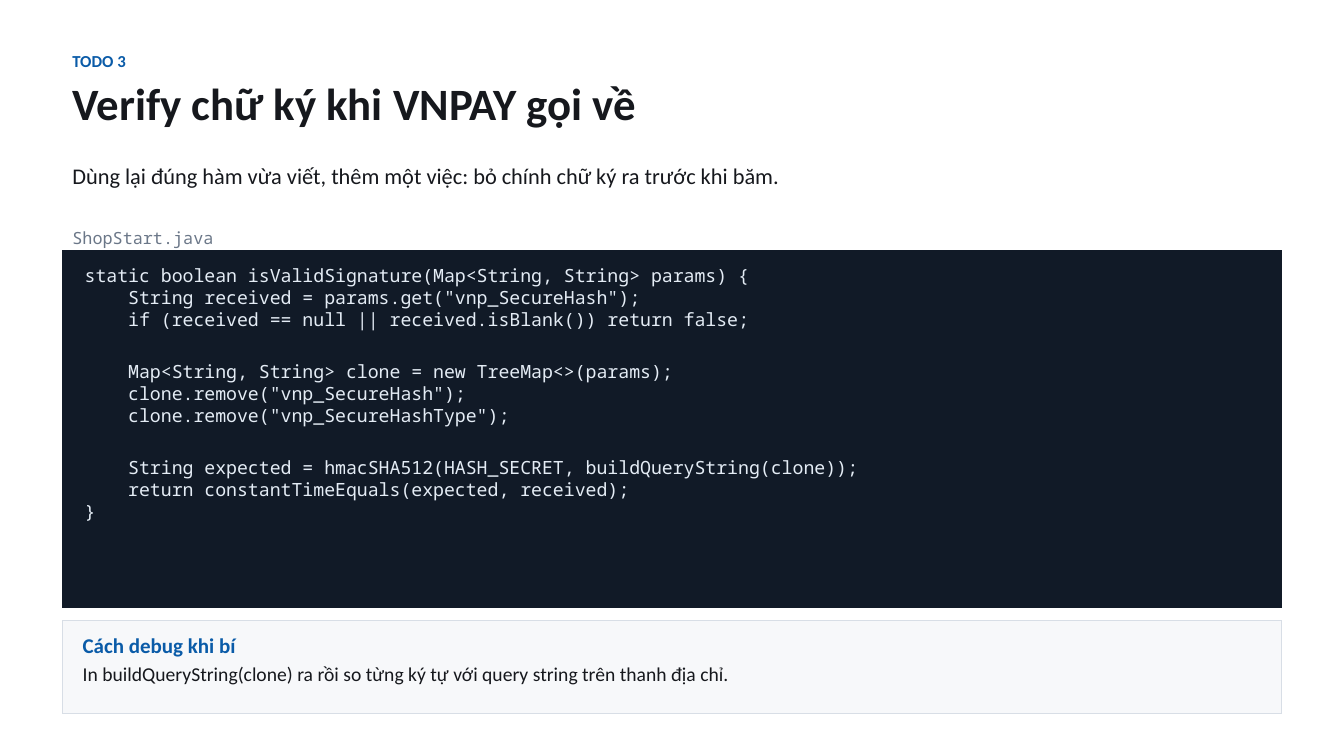
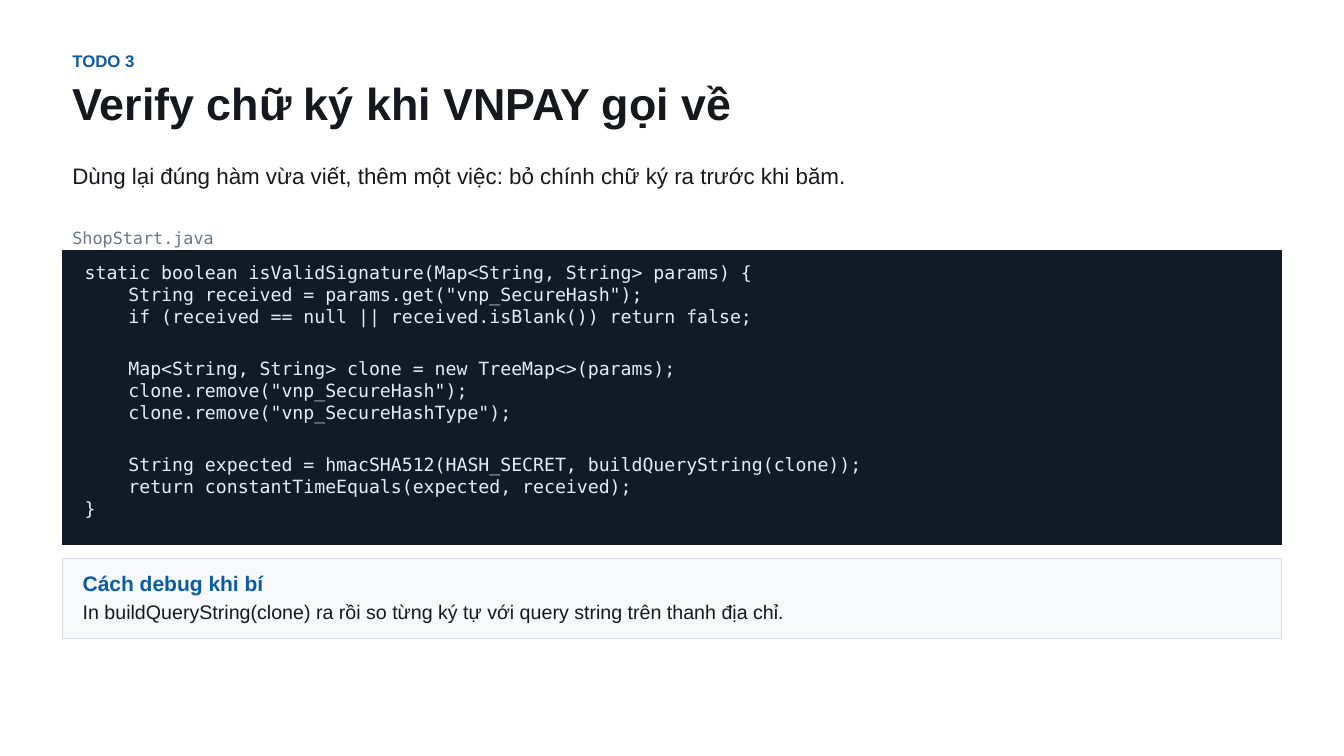
Before and after one commit to conchocon154/vnpay-seminar, a slide deck: slide 8 of VNPAY-seminar.pptx. Drawn at 1344x756 pixels with LibreOffice and Linux fonts; fonts in the diff are those of the drawing. Boxes give left, top, right and bottom in pixels: in the first picture for what was removed or moved away, otherwise in the second. Text is boxed around its words. In the diff, an @@ line names an element or a change of style, - is before the commit and + after.

```diff
--- a/VNPAY-seminar.pptx
+++ b/VNPAY-seminar.pptx
@@ text "ShopStart.java" at bbox=[72, 231, 213, 248]: font Noto Sans Mono to DejaVu Sans Mono @@
@@ rectangle "static boolean isValidSignature(Map<String, String> params) ..." at bbox=[63, 251, 1281, 545]: font Noto Sans Mono to DejaVu Sans Mono @@
@@ rectangle "static boolean isValidSignature(Map<String, String> params) ...": place and size @@
-rectangle "static boolean isValidSignature(Map<String, String> params) ..." at bbox=[63, 251, 1281, 608]
+rectangle "static boolean isValidSignature(Map<String, String> params) ..." at bbox=[63, 251, 1281, 545]
@@ font Calibri to Arial in 3 elements at bbox=[72, 55, 731, 129], bbox=[72, 166, 846, 189], bbox=[63, 559, 1281, 639] @@
@@ rectangle "Cách debug khi bí": place and size @@
-rectangle "Cách debug khi bí" at bbox=[63, 620, 1281, 713]
+rectangle "Cách debug khi bí" at bbox=[63, 559, 1281, 639]
```
Also in this commit, not shown: 18 other slides changed, 1 other file.
